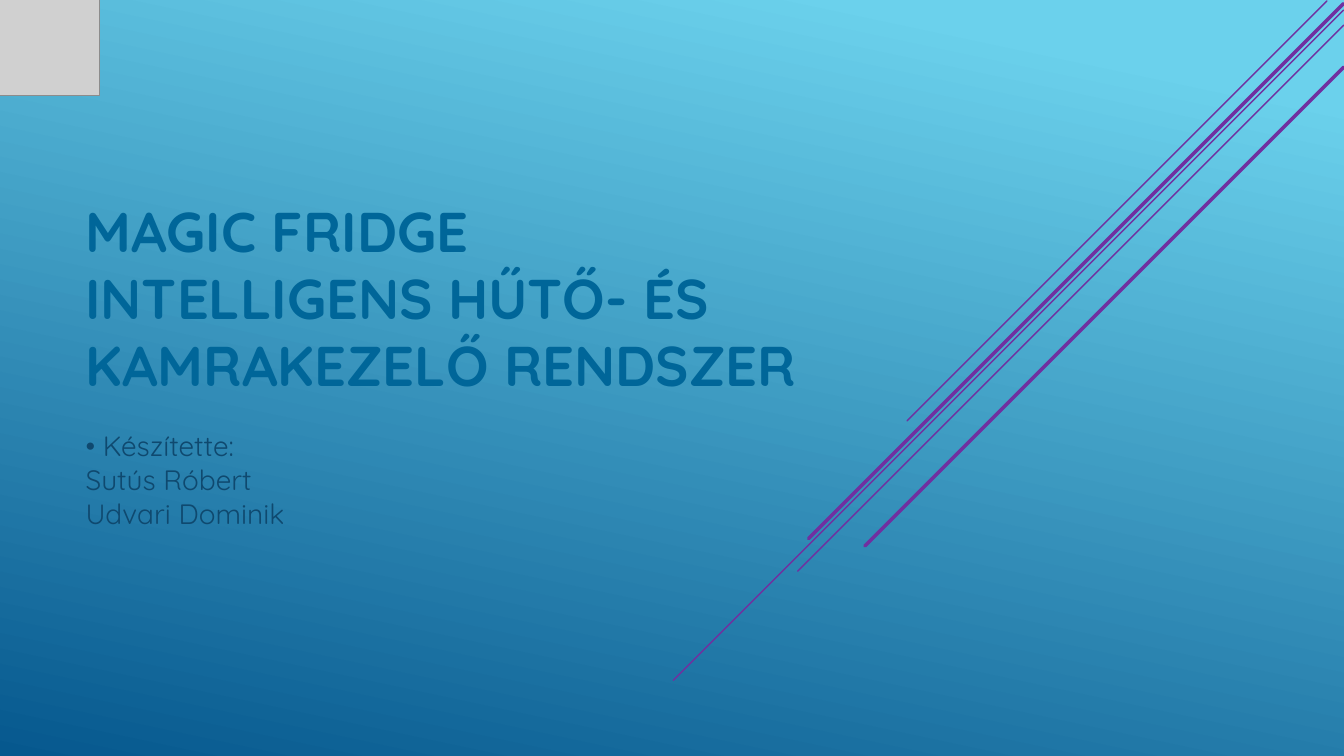
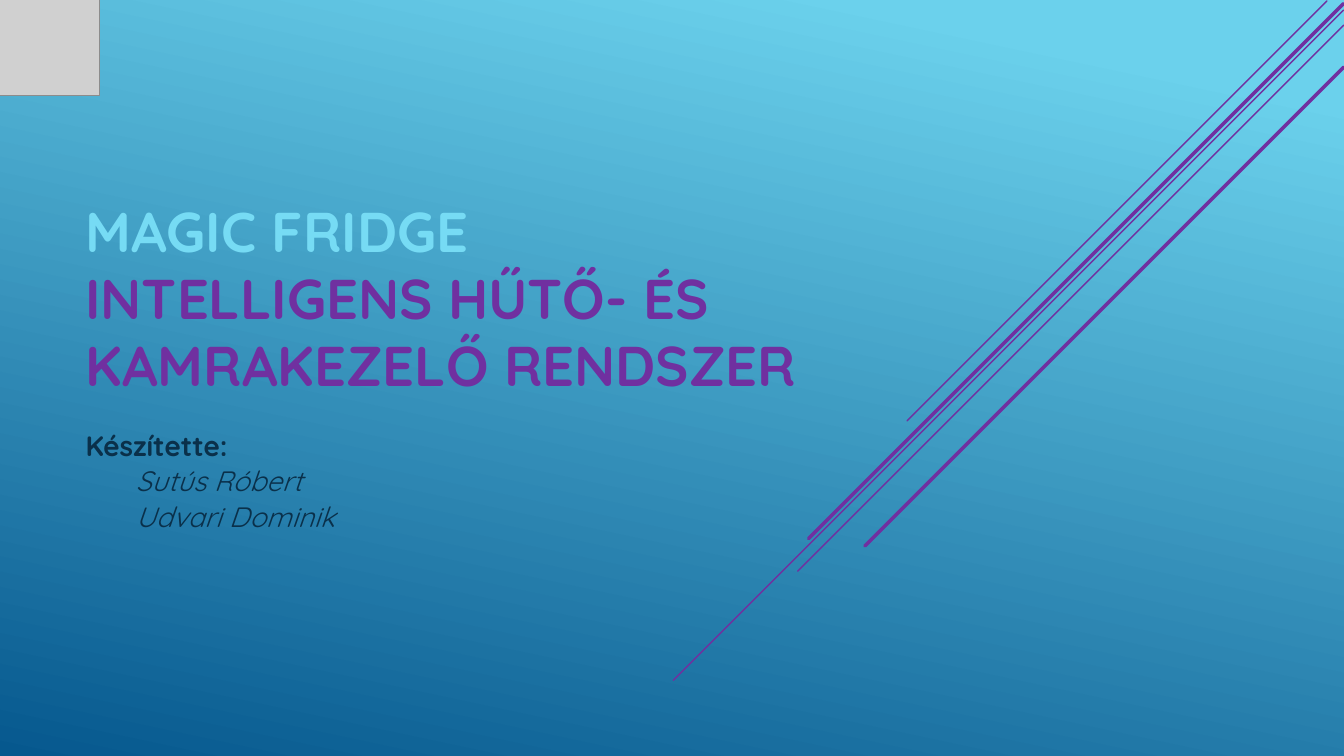
Before and after one commit to SutusRobert/13.S2_6_vizsgaelemek, a slide deck: slide 1 of PPT/Magic Fridge.pptx. Drawn at 1344x756 pixels with LibreOffice and Linux fonts; fonts in the diff are those of the drawing; grey boxes stand for pictures. Boxes give left, top, right and bottom in pixels: in the first picture for what was removed or moved away, otherwise in the second. Text is boxed around its words. In the diff, an @@ line names an element or a change of style, - is before the commit and + after.

Commit message:
ppt

```diff
--- a/PPT/Magic Fridge.pptx
+++ b/PPT/Magic Fridge.pptx
@@ title "MAGIC FRIDGE INTELLIGENS HŰTŐ- ÉS ..." at (86, 212, 796, 387): text colour #006699 to #76DBF4 in "MAGIC FRIDGE"; text colour #006699 to #7030A0 in "INTELLIGENS HŰTŐ- ÉS KAMRAKEZELŐ RENDSZER" @@
@@ subtitle at (86, 435, 335, 527): text changed; text colour #0F496F to #0A304A; italic on @@
-• Készítette:
-Sutús Róbert
-Udvari Dominik
+Készítette:
+Sutús Róbert
+Udvari Dominik
```
Also in this commit, not shown: 18 other slides changed.
